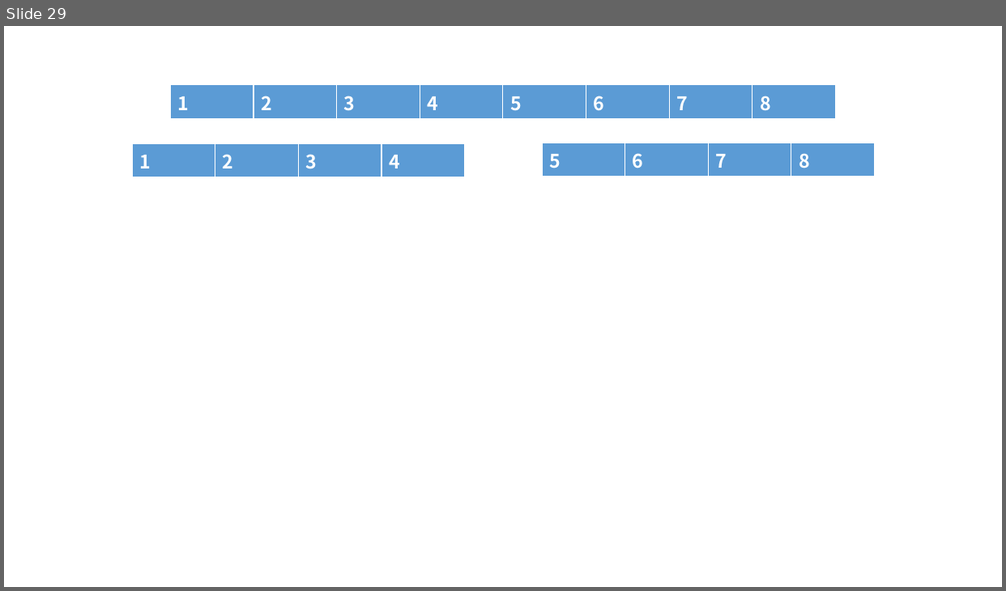
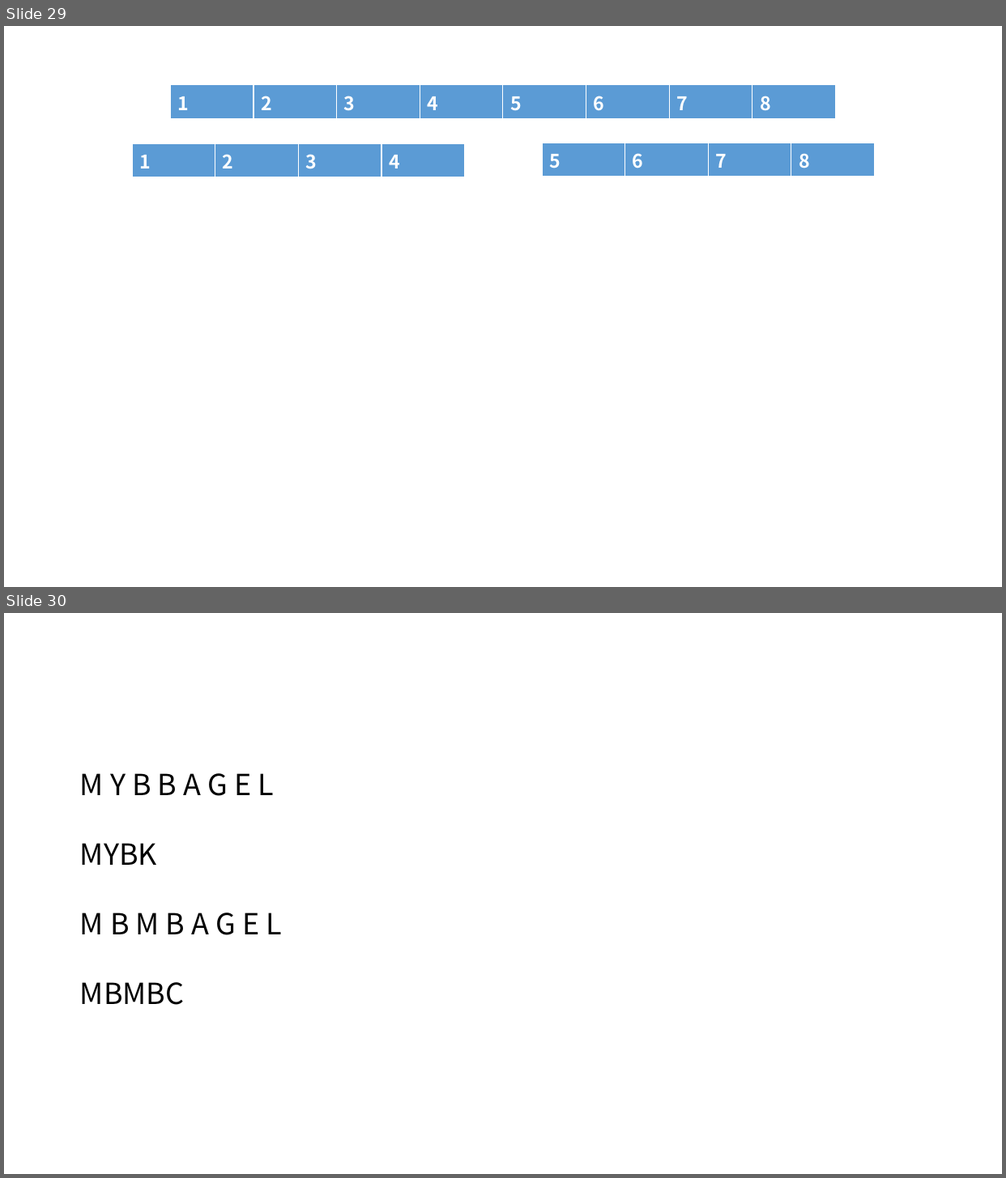
Before and after one commit to jjeong723/Study_note, a slide deck: 1st_study.pptx. Shown one above the other, each under a label of ours: slide 29 before the commit, slides 29 and 30 after it. The pictures are 1006x591 and 1006x1178 pixels, drawn with LibreOffice and Linux fonts; fonts in the diff are those of the drawing. Boxes give left, top, right and bottom in pixels: in the first picture for what was removed or moved away, otherwise in the second. Text is boxed around its words. In the diff, an @@ line names an element or a change of style, - is before the commit and + after.

Commit message:
4th

```diff
--- a/1st_study.pptx
+++ b/1st_study.pptx
@@ slide 30 added at (x1=4, y1=613, x2=1002, y2=1174), background #FFFFFF @@
@@ text added at (x1=80, y1=773, x2=282, y2=1005), 28 pt, text #000000 @@
+M Y B B A G E L
+MYBK
+M B M B A G E L
+MBMBC
```
Also in this commit, not shown: 1 other slide added.
